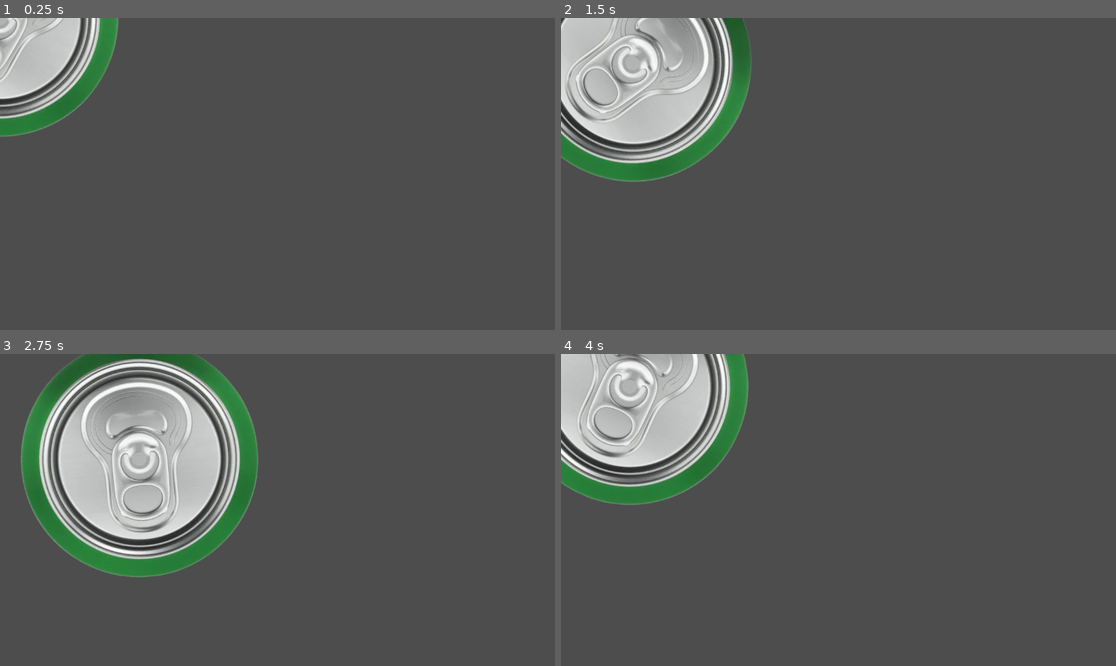
Above: before the commit, frames 1-4 (two rows, left to right).
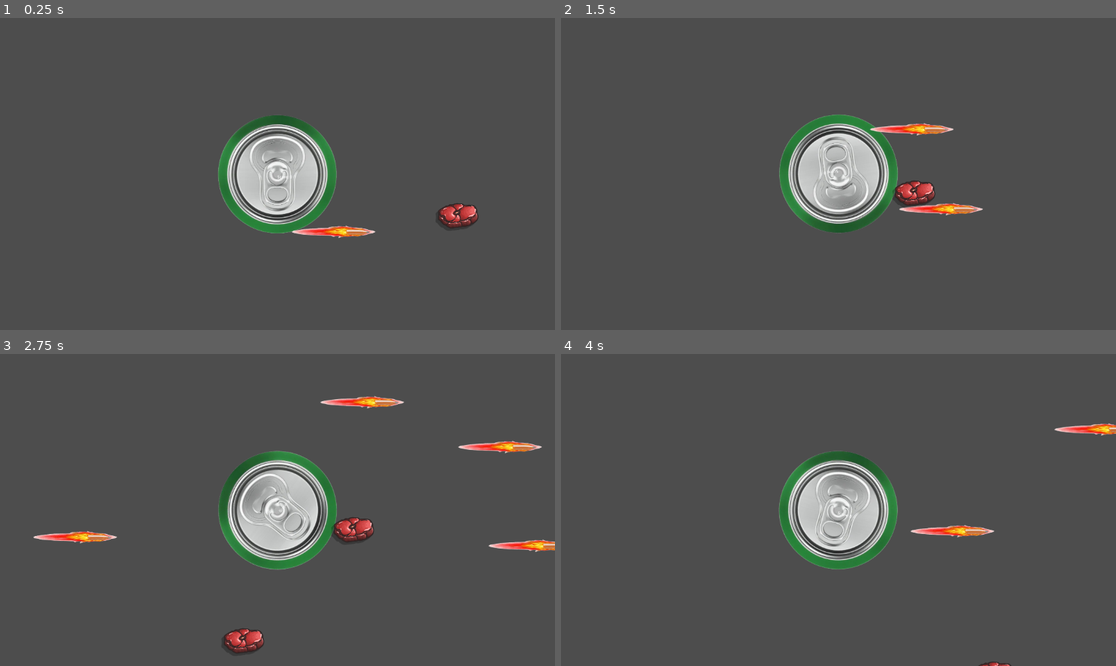
Above: after the commit, the same moments.

Repository: lenhol72-svg/Lendog
Game: Godot game, scene res://game.tscn
Two runs of this game, one before a commit and one after it. Both use one fixed random seed, a clock stepped at 60 frames per second and the inputs below.
Inputs (mouse positions are in pixels of both pictures, inside the frame that each line leads up to):
- Up to frame 1 (0.25 s): no input
- Up to frame 2 (1.5 s): move the mouse to (960, 158) at 0.52 s; hold D (move_right) 0.53-1.28 s; click (960, 158) at 0.6 s; move the mouse to (727, 189) at 1.27 s; hold S (move_down) from 1.28 s (still down); tap Space (dash) at 1.35 s
- Up to frame 3 (2.75 s): click (166, 525) at 1.55 s; move the mouse to (333, 441) at 2.02 s; release S (move_down) at 2.03 s; hold D (move_right) from 2.03 s (still down); click (333, 441) at 2.1 s
- Up to frame 4 (4 s): move the mouse to (810, 572) at 2.77 s; release D (move_right) at 2.78 s; hold W (move_up) 2.78-3.53 s; click (810, 572) at 2.85 s; move the mouse to (1005, 556) at 3.52 s; hold A (move_left) from 3.53 s (still down); tap Space (dash) at 3.6 s; click (1005, 556) at 3.8 s

The runs differ from the first frame. In frame 1, 13% of the frame differs, in the area x 0-87%, y 0-71%; in frame 2, 22%; in frame 3, 30%, in the area x 3-100%, y 0-97%; in frame 4, 20%.
Error before the commit: Cannot call method 'instantiate' on a null value. (res://game.gd:24)

Commit message:
Movement and bullet fixed

Diff:
--- a/lendogswgame-1/game.gd
+++ b/lendogswgame-1/game.gd
@@ -2,6 +2,7 @@
 
 # === Drag zombie.tscn here in the Inspector ===
 @export var zombie_scene: PackedScene
+@onready var score_label: Label = $CharacterBody2D/Camera2D/ScoreLabel
 
 # === SETTINGS ===
 const SPAWN_INTERVAL = 2.0   # seconds between spawns
@@ -18,7 +19,7 @@
 		spawn_timer = SPAWN_INTERVAL
 
 	# === UPDATE SCORE DISPLAY ===
-	$ScoreLabel.text = "Score: " + str(score)
+	$CharacterBody2D/Camera2D/ScoreLabel.text = "Score: " + str(score)
 
 func spawn_zombie():
 	var zombie = zombie_scene.instantiate()
--- a/lendogswgame-1/game.tscn
+++ b/lendogswgame-1/game.tscn
@@ -1,13 +1,22 @@
 [gd_scene format=3 uid="uid://d3s3e35lb1g7p"]
 
 [ext_resource type="Script" uid="uid://yfut5uw234tv" path="res://game.gd" id="1_e2o6t"]
+[ext_resource type="PackedScene" uid="uid://d25h5kwlcst8k" path="res://Zombie.tscn" id="2_fc0e3"]
 [ext_resource type="PackedScene" uid="uid://dq0ts5osfcbhy" path="res://player.tscn" id="2_feb5d"]
+[ext_resource type="PackedScene" uid="uid://xsjbdm8n6bu3" path="res://bullet.tscn" id="4_fc0e3"]
 
 [node name="Node2D" type="Node2D" unique_id=552601084]
 script = ExtResource("1_e2o6t")
+zombie_scene = ExtResource("2_fc0e3")
 
 [node name="CharacterBody2D" parent="." unique_id=663960458 instance=ExtResource("2_feb5d")]
+bullet_scene = ExtResource("4_fc0e3")
 
-[node name="Label" type="Label" parent="." unique_id=2050076551]
+[node name="Camera2D" type="Camera2D" parent="CharacterBody2D" unique_id=1922708204]
+zoom = Vector2(0.5, 0.5)
+
+[node name="ScoreLabel" type="Label" parent="CharacterBody2D/Camera2D" unique_id=2050076551]
 offset_right = 40.0
 offset_bottom = 23.0
+
+[node name="Area2D" parent="." unique_id=100592802 instance=ExtResource("4_fc0e3")]
--- a/lendogswgame-1/player.gd
+++ b/lendogswgame-1/player.gd
@@ -1,7 +1,7 @@
 extends CharacterBody2D
 
 # === SETTINGS ===
-const SPEED = 200.0
+const SPEED = 800.0
 const DASH_SPEED = 600.0
 const DASH_DURATION = 0.15
 const DASH_COOLDOWN = 1.0
@@ -10,7 +10,7 @@
 # === BULLET ===
 # Drag your bullet.tscn into this variable in the Inspector
 @export var bullet_scene: PackedScene
-
+@onready var gun_point: Marker2D = $GunPoint
 # === STATE ===
 var health = MAX_HEALTH
 var is_dashing = false
@@ -18,7 +18,7 @@
 var dash_cooldown_timer = 0.0
 var dash_direction = Vector2.ZERO
 
-func _process(delta):
+func _physics_process(delta: float) -> void:
 	# === ROTATE PLAYER TO FACE MOUSE ===
 	look_at(get_global_mouse_position())
 
@@ -36,7 +36,7 @@
 		if dash_timer <= 0:
 			is_dashing = false
 
-func _physics_process(delta):
+
 	# === GET MOVEMENT INPUT ===
 	var direction = Vector2.ZERO
 	if Input.is_action_pressed("move_right"):
@@ -66,9 +66,10 @@
 
 	move_and_slide()
 
+
 func shoot():
 	# Spawn bullet at the GunPoint marker
-	var gun_point = $GunPoint
+
 	var bullet = bullet_scene.instantiate()
 	# Add bullet to the main scene so it doesn't move with the player
 	get_tree().current_scene.add_child(bullet)
Not shown, added: lendogswgame-1/player.tscn2608756676.tmp
